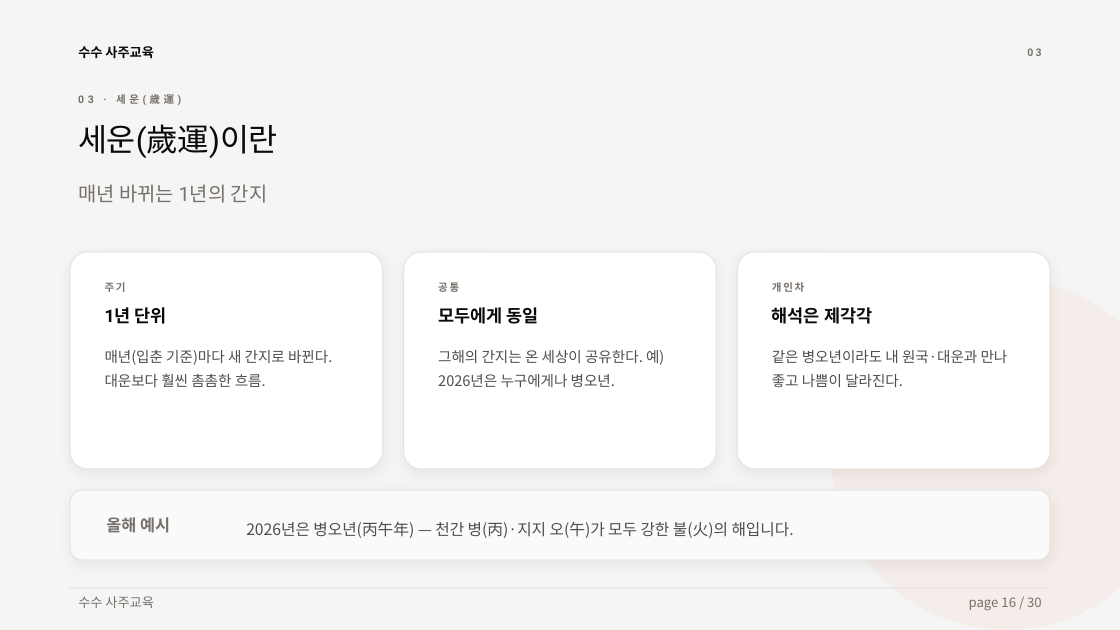
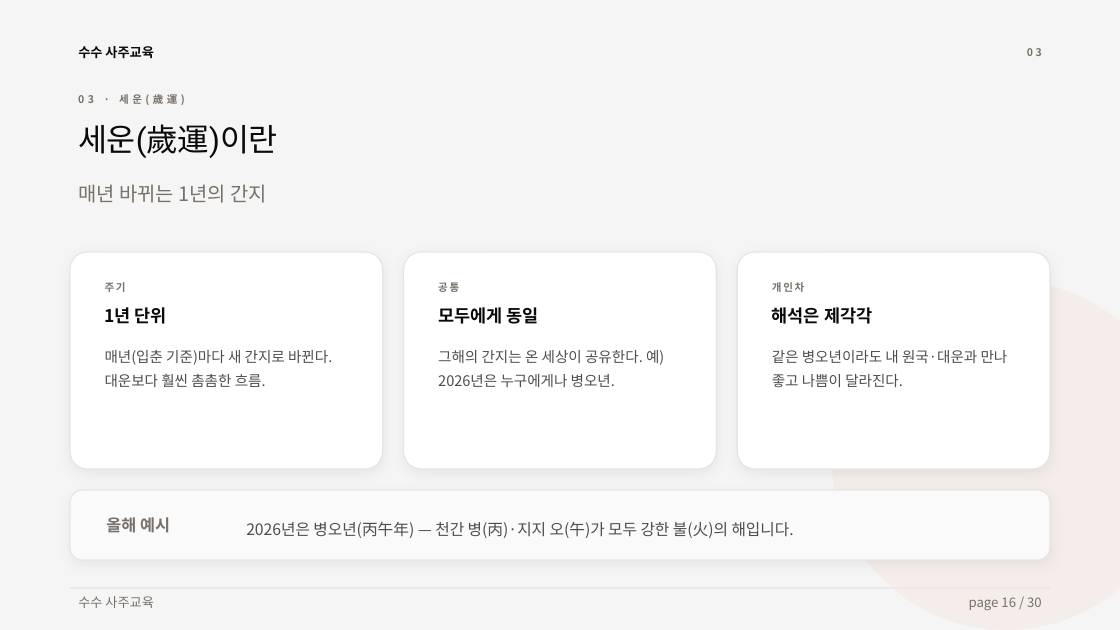
Before and after one commit to capshinsmg-blip/saju_youth, a slide deck: slide 16 of 사주교육_2회차.pptx. Drawn at 1120x630 pixels with LibreOffice and Linux fonts; fonts in the diff are those of the drawing. Boxes give left, top, right and bottom in pixels: in the first picture for what was removed or moved away, otherwise in the second. Text is boxed around its words. In the diff, an @@ line names an element or a change of style, - is before the commit and + after.

```diff
--- a/사주교육_2회차.pptx
+++ b/사주교육_2회차.pptx
@@ font Roboto to Noto Sans CJK KR in 4 elements at (x1=1027, y1=48, x2=1042, y2=56), (x1=78, y1=94, x2=185, y2=105), (x1=78, y1=184, x2=268, y2=203), (x1=105, y1=307, x2=167, y2=324) @@
```
Also in this commit, not shown: 29 other slides changed, 1 other file.
